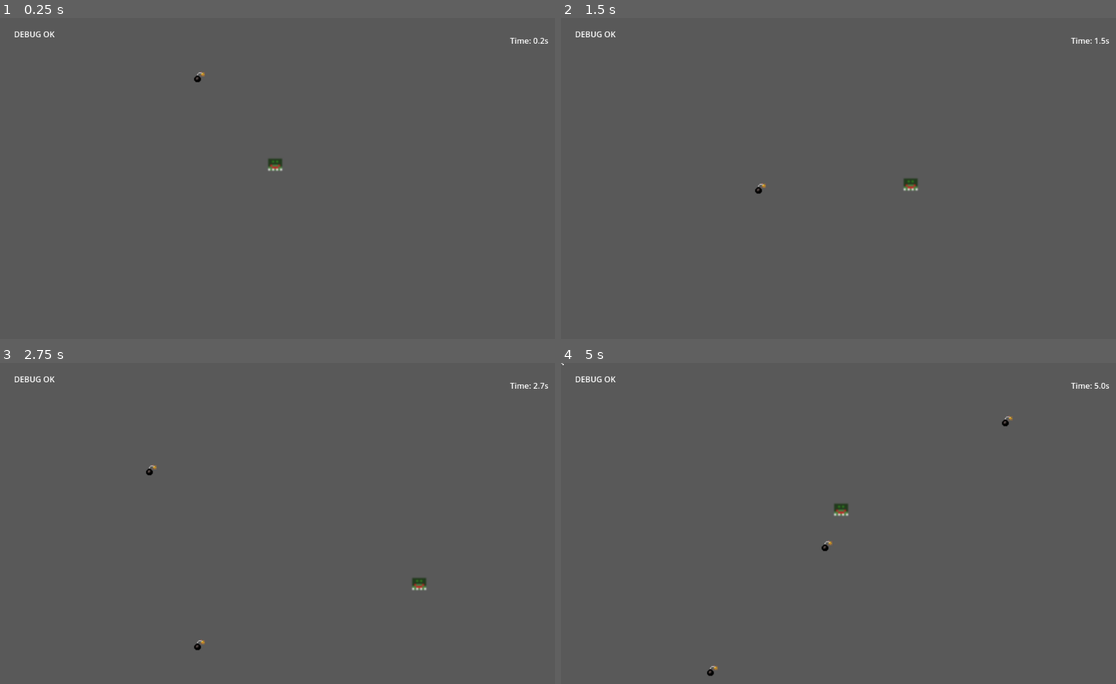
Above: before the commit, frames 1-4 (two rows, left to right).
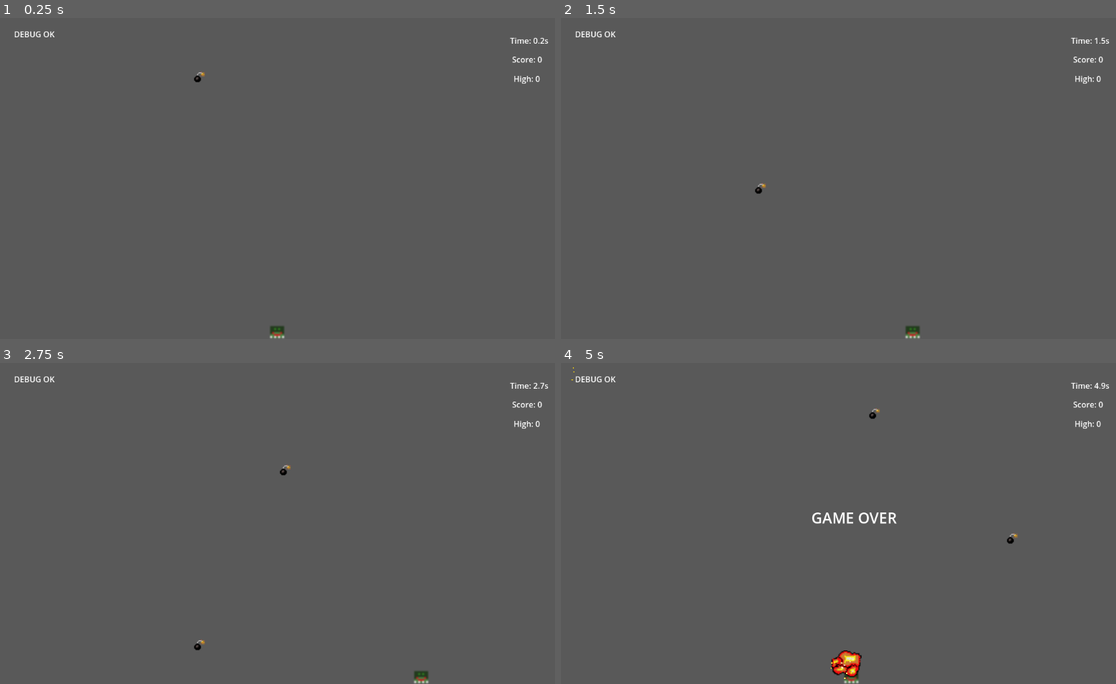
Above: after the commit, the same moments.

Repository: Kidonama/Dodger-v0.1
Game: Godot game, scene res://Scenes/main.tscn
Same seed, same stepped clock (60 frames per second), same inputs: the game is played once before the commit and once after it.
Inputs:
- Up to frame 1 (0.25 s): no input
- Up to frame 2 (1.5 s): tap Enter at 0.5 s; hold Right (ui_right) 0.53-1.28 s; tap R at 0.6, 1.35 s; hold Down (ui_down) from 1.28 s (still down)
- Up to frame 3 (2.75 s): release Down (ui_down) at 2.03 s; hold Right (ui_right) from 2.03 s (still down); tap R at 2.1 s
- Up to frame 4 (5 s): release Right (ui_right) at 2.78 s; hold Up (ui_up) 2.78-3.53 s; tap R at 2.85, 3.6, 4.35 s; hold Left (ui_left) from 3.53 s (still down)

The runs differ from the first frame. In frame 1, 0.3% of the frame differs, in the area x 48-98%, y 12-100%; in frame 2, 0.3%; in frame 3, 0.4%; in frame 4, 1.0%, in the area x 0-99%, y 0-100%.

Commit message:
Add scoring system with persistent high score
Implemented banana pickups worth +10 points.

Added score and high score labels under HUD timer.

Integrated SFX for banana collection.

High score now persists between runs using ConfigFile (saved in user://save.cfg).

Game Over screen now plays sound, pauses game, and resets score without resetting high score.

Diff:
--- /dev/null
+++ b/Scenes/banana.tscn
@@ -0,0 +1,27 @@
+[gd_scene load_steps=5 format=3 uid="uid://b37me7m5baxou"]
+
+[ext_resource type="Script" uid="uid://cpyv3ghwfajnx" path="res://scripts/banana.gd" id="1_k14wv"]
+[ext_resource type="Texture2D" uid="uid://d27afl8hp53lj" path="res://assets/images/Banana.png" id="2_y18op"]
+[ext_resource type="AudioStream" uid="uid://gqplfkqy36i8" path="res://assets/sfx/Pickup15.wav" id="3_8us37"]
+
+[sub_resource type="CircleShape2D" id="CircleShape2D_sgcku"]
+
+[node name="Banana" type="Area2D"]
+script = ExtResource("1_k14wv")
+
+[node name="Sprite2D" type="Sprite2D" parent="."]
+scale = Vector2(2, 2)
+texture = ExtResource("2_y18op")
+
+[node name="CollisionShape2D" type="CollisionShape2D" parent="."]
+scale = Vector2(1.8, 1.8)
+shape = SubResource("CircleShape2D_sgcku")
+
+[node name="VisibleOnScreenNotifier2D" type="VisibleOnScreenNotifier2D" parent="."]
+
+[node name="PickupSFX" type="AudioStreamPlayer2D" parent="."]
+stream = ExtResource("3_8us37")
+volume_db = -6.0
+
+[connection signal="body_entered" from="." to="." method="_on_body_entered"]
+[connection signal="screen_exited" from="VisibleOnScreenNotifier2D" to="." method="_on_visible_on_screen_notifier_2d_screen_exited"]
--- a/Scenes/hazard_spawner.gd
+++ b/Scenes/hazard_spawner.gd
@@ -3,6 +3,14 @@
 @onready var left := $LeftSpawner
 @onready var right := $RightSpawner
 @onready var timer := $SpawnerTimer
+@onready var center := $CenterSpawner
+@export var center_prob := 0.20     # 20% centre spawns
+@export var side_gap    := 32.0     # keep a gap around centre so sides don't overlap
+@export var center_jitter := 48.0   # how wide to randomise around centre
+@export var banana_scene: PackedScene
+@export var banana_chance := 0.30   # 30%
+
+var last_side := -1   # -1 none, 0 left, 1 right, 2 center
 var spawn_wait = 1.4
 
 func _ready() -> void:
@@ -10,10 +18,43 @@
 
 
 func _on_timer_timeout() -> void:
-	var x := randf_range(left.global_position.x, right.global_position.x)
+	var choice := 2 if randf() < center_prob else (0 if randf() < 0.5 else 1)
+
+	# prevent same side twice (only for left/right)
+	if (choice == last_side) and (choice != 2):
+		choice = 1 - choice
+
+	var x: float
+	var lx = left.global_position.x
+	var cx = center.global_position.x
+	var rx = right.global_position.x
+
+	match choice:
+		0:
+			x = randf_range(lx, max(lx, cx - side_gap))          # left segment
+		1:
+			x = randf_range(min(rx, cx + side_gap), rx)          # right segment
+		2:
+			x = cx + randf_range(-center_jitter, center_jitter)  # jitter around centre
+
+	last_side = choice
+
 	var y: float = left.global_position.y
-	var h := hazard_scene.instantiate()
-	get_parent().add_child(h)
-	h.global_position = Vector2(x, y)
+
+	# ---- choose ONE scene and spawn it ----
+	var scene_to_spawn: PackedScene = hazard_scene
+	if banana_scene and randf() < banana_chance:
+		scene_to_spawn = banana_scene
+
+	var inst := scene_to_spawn.instantiate()
+	get_parent().add_child(inst)
+	inst.global_position = Vector2(x, y)
+	# ---------------------------------------
+# If this instance emits a 'collected' signal (i.e., it's a Banana), connect it to Main
+	if inst.has_signal("collected"):
+		var main := get_tree().get_first_node_in_group("Game")
+		if main:
+			inst.collected.connect(main._on_banana_collected)
+
 	timer.wait_time = spawn_wait
 	timer.start()
--- a/Scenes/hazzard.tscn
+++ b/Scenes/hazzard.tscn
@@ -1,6 +1,6 @@
 [gd_scene load_steps=5 format=3 uid="uid://c3hqd31xvie3d"]
 
-[ext_resource type="Script" uid="uid://cx056uu2d5e0u" path="res://Scenes/hazzard.gd" id="1_pk26u"]
+[ext_resource type="Script" uid="uid://cx056uu2d5e0u" path="res://scripts/hazzard.gd" id="1_pk26u"]
 [ext_resource type="PackedScene" uid="uid://vt4lf7o08mcc" path="res://explosion.tscn" id="2_kmc7p"]
 [ext_resource type="Texture2D" uid="uid://d3plaffsqm5tk" path="res://assets/images/Bomb.png" id="2_o1r85"]
 
--- a/Scenes/main.tscn
+++ b/Scenes/main.tscn
@@ -1,10 +1,11 @@
-[gd_scene load_steps=11 format=3 uid="uid://bnagkyfue6hh1"]
+[gd_scene load_steps=12 format=3 uid="uid://bnagkyfue6hh1"]
 
 [ext_resource type="Script" uid="uid://j00iyaa7y434" path="res://scripts/player.gd" id="1_bo1nx"]
-[ext_resource type="Script" uid="uid://bp4yu26260mkk" path="res://Scenes/main.gd" id="1_kry3j"]
+[ext_resource type="Script" uid="uid://bp4yu26260mkk" path="res://scripts/main.gd" id="1_kry3j"]
 [ext_resource type="Texture2D" uid="uid://6f80b7i25pgu" path="res://assets/New Piskel-1.png.png" id="2_8gbba"]
 [ext_resource type="PackedScene" uid="uid://c3hqd31xvie3d" path="res://Scenes/hazzard.tscn" id="3_8gbba"]
 [ext_resource type="Script" uid="uid://bm4l2gitd50he" path="res://Scenes/hazard_spawner.gd" id="4_jjvhh"]
+[ext_resource type="PackedScene" uid="uid://b37me7m5baxou" path="res://Scenes/banana.tscn" id="6_6bp64"]
 [ext_resource type="AudioStream" uid="uid://dh4g0rkaipxg" path="res://assets/sfx/gameover.wav" id="6_21xkr"]
 
 [sub_resource type="RectangleShape2D" id="RectangleShape2D_h2yge"]
@@ -19,7 +20,7 @@
 [sub_resource type="RectangleShape2D" id="RectangleShape2D_0xm2m"]
 size = Vector2(22, 21)
 
-[node name="Main" type="Node2D"]
+[node name="Main" type="Node2D" groups=["Game"]]
 process_mode = 3
 script = ExtResource("1_kry3j")
 
@@ -91,9 +92,9 @@
 text = " DEBUG OK"
 metadata/_edit_use_anchors_ = true
 
-[node name="Player" type="CharacterBody2D" parent="UI"]
+[node name="Player" type="CharacterBody2D" parent="UI" groups=["Player"]]
 process_mode = 1
-position = Vector2(576, 324)
+position = Vector2(580, 662)
 collision_mask = 2
 script = ExtResource("1_bo1nx")
 
@@ -108,12 +109,16 @@
 [node name="HazardSpawner" type="Node2D" parent="UI"]
 script = ExtResource("4_jjvhh")
 hazard_scene = ExtResource("3_8gbba")
+banana_scene = ExtResource("6_6bp64")
 
 [node name="LeftSpawner" type="Marker2D" parent="UI/HazardSpawner"]
 position = Vector2(234, 0)
 
 [node name="RightSpawner" type="Marker2D" parent="UI/HazardSpawner"]
 position = Vector2(995, 0)
+
+[node name="CenterSpawner" type="Marker2D" parent="UI/HazardSpawner"]
+position = Vector2(583, -1)
 
 [node name="SpawnerTimer" type="Timer" parent="UI/HazardSpawner"]
 wait_time = 1.5
@@ -153,13 +158,36 @@
 offset_top = 0.264
 offset_right = -0.264038
 offset_bottom = -0.064003
-grow_horizontal = 0
 size_flags_horizontal = 8
 size_flags_vertical = 1
 text = "Time:0.0s"
 horizontal_alignment = 1
 vertical_alignment = 1
+
+[node name="VBoxContainer" type="VBoxContainer" parent="HUD"]
+anchors_preset = -1
+anchor_left = 0.86966
+anchor_top = 0.111
+anchor_right = 0.974104
+anchor_bottom = 0.493988
+offset_left = 0.151978
+offset_top = 0.071991
+offset_right = -0.168091
+offset_bottom = -0.104004
+theme_override_constants/separation = 16
 metadata/_edit_use_anchors_ = true
+
+[node name="ScoreLabel" type="Label" parent="HUD/VBoxContainer"]
+layout_mode = 2
+text = "Score: 0"
+horizontal_alignment = 1
+vertical_alignment = 1
+
+[node name="HighLabel" type="Label" parent="HUD/VBoxContainer"]
+layout_mode = 2
+text = "High: 0"
+horizontal_alignment = 1
+vertical_alignment = 1
 
 [node name="GameOverSFX" type="AudioStreamPlayer2D" parent="."]
 process_mode = 2
--- a/explosion.tscn
+++ b/explosion.tscn
@@ -1,6 +1,6 @@
 [gd_scene load_steps=5 format=3 uid="uid://vt4lf7o08mcc"]
 
-[ext_resource type="Script" uid="uid://cdg0m5gpgoxs3" path="res://explosion.gd" id="1_vxas0"]
+[ext_resource type="Script" uid="uid://cdg0m5gpgoxs3" path="res://scripts/explosion.gd" id="1_vxas0"]
 [ext_resource type="Texture2D" uid="uid://ct7n5piadh207" path="res://assets/images/explosuion.png" id="2_j4sxf"]
 [ext_resource type="Gradient" uid="uid://dv101yq7ihrsa" path="res://explosion.tres" id="3_j4sxf"]
 [ext_resource type="AudioStream" uid="uid://c5dtfbtah55gr" path="res://assets/sfx/Boom8.wav" id="4_m5xho"]
--- /dev/null
+++ b/scripts/banana.gd
@@ -0,0 +1,25 @@
+extends Area2D
+
+signal collected(points: int)
+
+@export var fall_speed: float = 180.0
+
+func _physics_process(delta: float) -> void:
+	global_position.y += fall_speed * delta
+
+
+func _on_body_entered(body: Node2D) -> void:
+	if body.is_in_group("Player"):
+		emit_signal("collected", 10)          # update score immediately
+		$PickupSFX.play()                     # play sfx
+
+		monitoring = false                    # stop further overlaps
+		$CollisionShape2D.disabled = true     # disable collisions
+		$Sprite2D.visible = false             # hide banana so it doesn’t clip through
+		await get_tree().create_timer(0.25).timeout
+		queue_free()
+
+
+
+func _on_visible_on_screen_notifier_2d_screen_exited() -> void:
+	queue_free()
--- a/Scenes/main.gd
+++ b/scripts/main.gd
@@ -3,10 +3,45 @@
 @onready var game_over_sfx := $GameOverSFX
 @onready var spawner := $UI/HazardSpawner
 @onready var game_over_label = $UI_Layer/GameOver   # get the label
-@onready var game_over_overlay = $UI_Layer/ColorRect # optional dark overlay
+@onready var game_over_overlay = $UI_Layer/GameOver # optional dark overlay
 var is_game_over := false                            # one-time latch
 var elapsed_time = 0.0
 var next_ramp_time = 10
+var score:int = 0
+var high_score:int = 0
+
+
+
+func _save_high_score() -> void:
+	var cfg := ConfigFile.new()
+	# Load existing file if present (so we don’t wipe other future settings)
+	var _err := cfg.load("user://save.cfg")
+	cfg.set_value("scores", "high", high_score)
+	cfg.save("user://save.cfg")
+
+func _load_high_score() -> void:
+	var cfg := ConfigFile.new()
+	var err := cfg.load("user://save.cfg")
+	if err == OK:
+		high_score = int(cfg.get_value("scores", "high", 0))
+	else:
+		high_score = 0
+
+
+
+func _update_score_labels() -> void:
+	get_node("HUD/VBoxContainer/ScoreLabel").text = "Score: %d" % score
+	get_node("HUD/VBoxContainer/HighLabel").text  = "High: %d" % high_score
+
+func _add_score(points:int) -> void:
+	if get_tree().paused:
+		return
+	score += points
+	if score > high_score:
+		high_score = score
+		_save_high_score()
+	_update_score_labels()   # always refresh UI
+
 
 
 func trigger_game_over() -> void:
@@ -32,6 +67,16 @@
 		if event.keycode == KEY_R:
 			get_tree().paused = false #stops the pause / restarts the flow
 			get_tree().reload_current_scene()        # hard reset the scene
+			score = 0
+
+func _on_banana_collected(points:int) -> void:
+	_add_score(points)
+
+func _ready() -> void:
+	_load_high_score()
+	_update_score_labels()
+
+
 
 func _process(delta):
 	if get_tree().paused:
--- a/scripts/player.gd
+++ b/scripts/player.gd
@@ -1,8 +1,14 @@
 extends CharacterBody2D
 
+var start_y: float
 var speed = 200
-func _physics_process(delta):
-	var input_dir = Input.get_vector('ui_left', 'ui_right', 'ui_up', 'ui_down')
-	var desired_velocity = input_dir * speed
-	velocity=desired_velocity
+
+func _physics_process(delta: float) -> void:
+	var x_input := Input.get_axis("ui_left", "ui_right")   # -1..1
+	velocity = Vector2(x_input * speed, 0)                 # no vertical velocity
+	global_position.y = start_y                            # pin Y
 	move_and_slide()
+
+
+func _ready() -> void:
+	start_y = global_position.y
Binary file added: assets/images/Banana.png
Not shown, added: assets/images/Banana.png.import
Not shown, added: scripts/banana.gd.uid
Renamed: explosion.gd -> scripts/explosion.gd
Renamed: explosion.gd.uid -> scripts/explosion.gd.uid
Renamed: Scenes/hazzard.gd -> scripts/hazzard.gd
Renamed: Scenes/hazzard.gd.uid -> scripts/hazzard.gd.uid
Renamed: Scenes/main.gd.uid -> scripts/main.gd.uid
